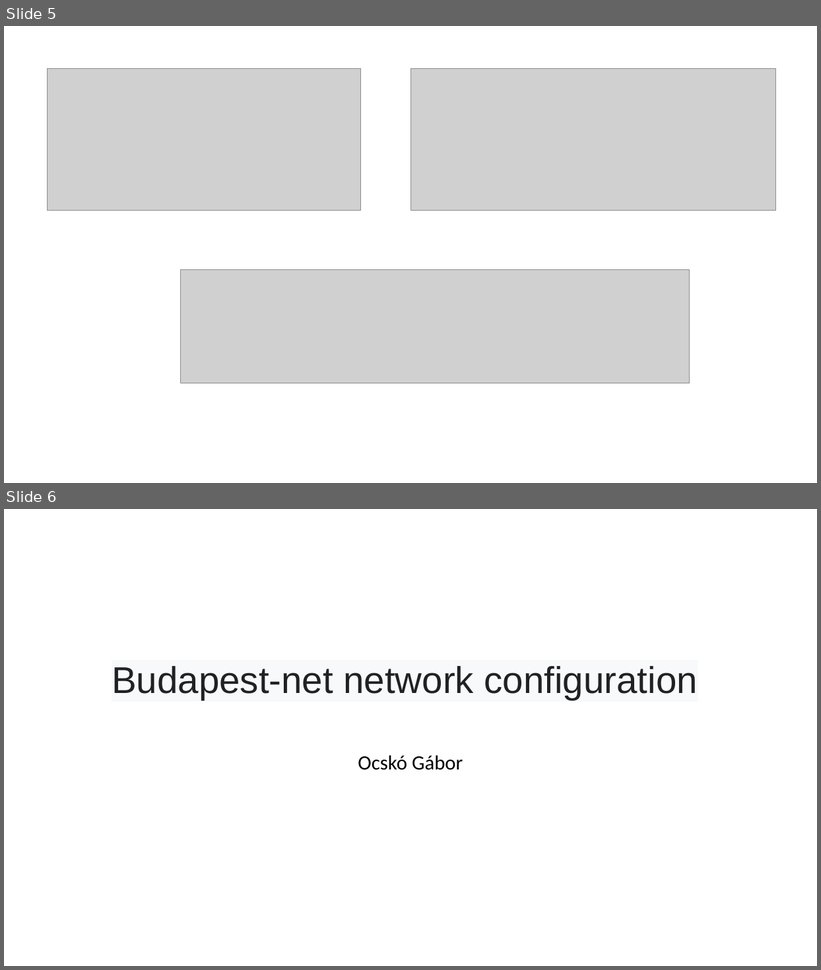
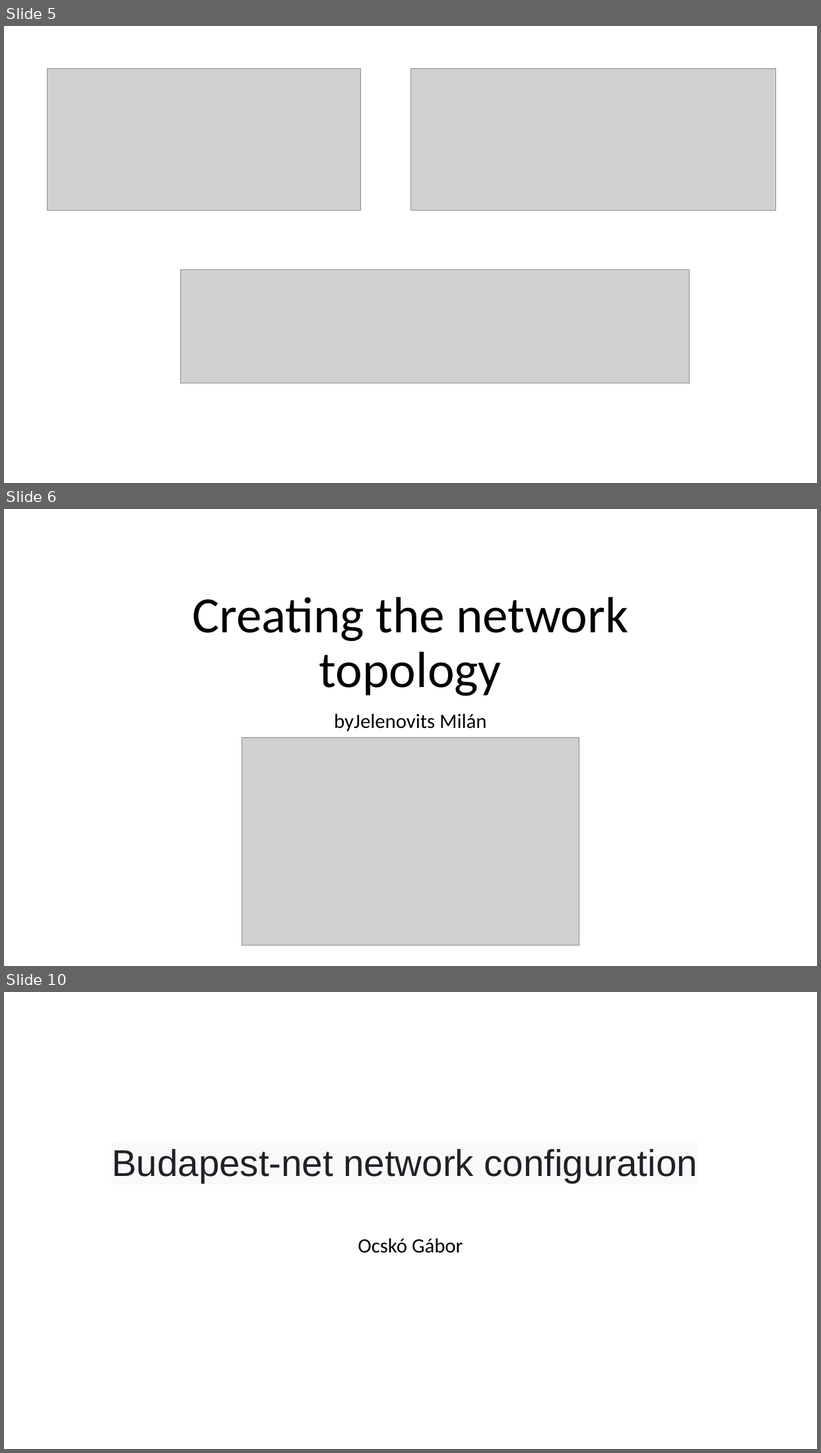
Before and after one commit to I-Izumi/School-project-network, a slide deck: Prezentációk/Projekt_English.pptx. Shown one above the other, each under a label of ours: slides 5 and 6 before the commit, slides 5, 6 and 10 after it; the slides between them are not shown. The pictures are 821x970 and 821x1453 pixels, drawn with LibreOffice and Linux fonts; fonts in the diff are those of the drawing; grey boxes stand for pictures. Boxes give left, top, right and bottom in pixels: in the first picture for what was removed or moved away, otherwise in the second. Text is boxed around its words. In the diff, an @@ line names an element or a change of style, - is before the commit and + after.

```diff
--- a/Prezentációk/Projekt_English.pptx
+++ b/Prezentációk/Projekt_English.pptx
@@ slide 6 added at [4, 509, 817, 966], background #FFFFFF @@
@@ title added at [192, 597, 628, 696], 60 pt, text #000000 @@
+Creating the network topology
@@ subtitle added at [334, 714, 486, 731], 24 pt, text #000000 @@
+byJelenovits Milán
@@ picture added at [242, 738, 579, 945] @@
@@ what was slide 6 is now slide 10 @@
```
Also in this commit, not shown: 1 slide changed, 12 other slides added, 1 other file.
